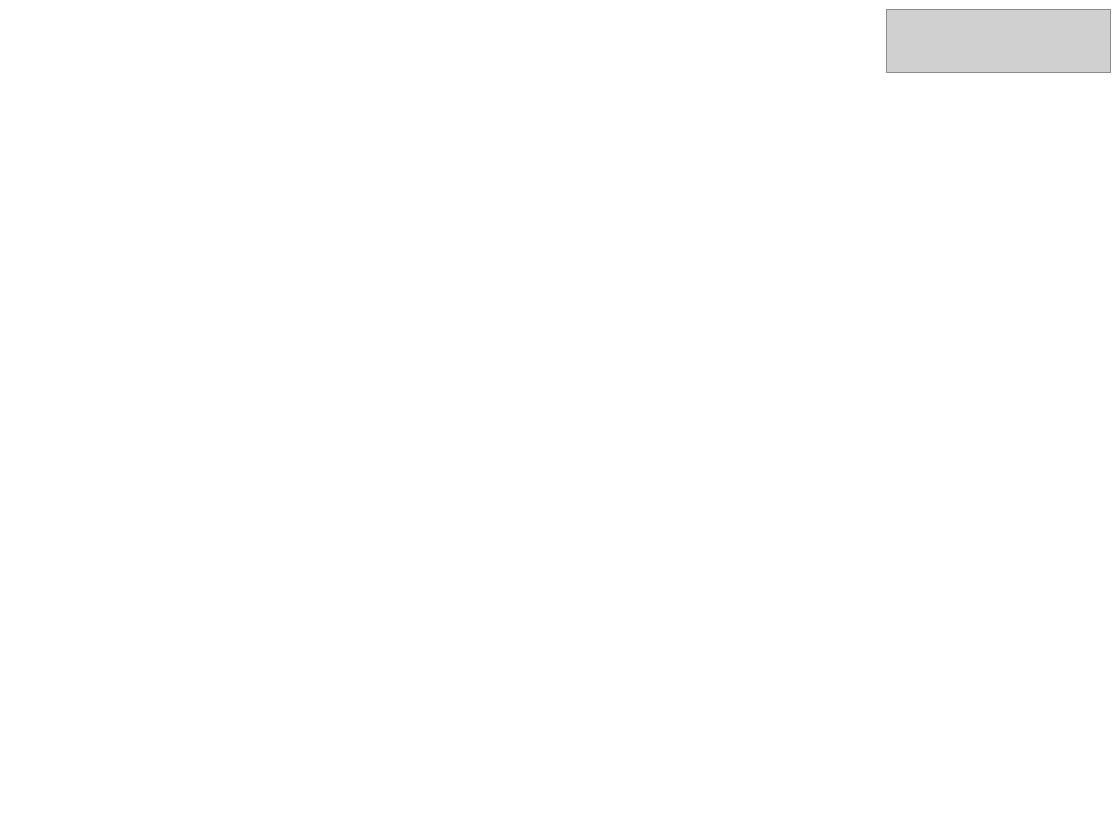
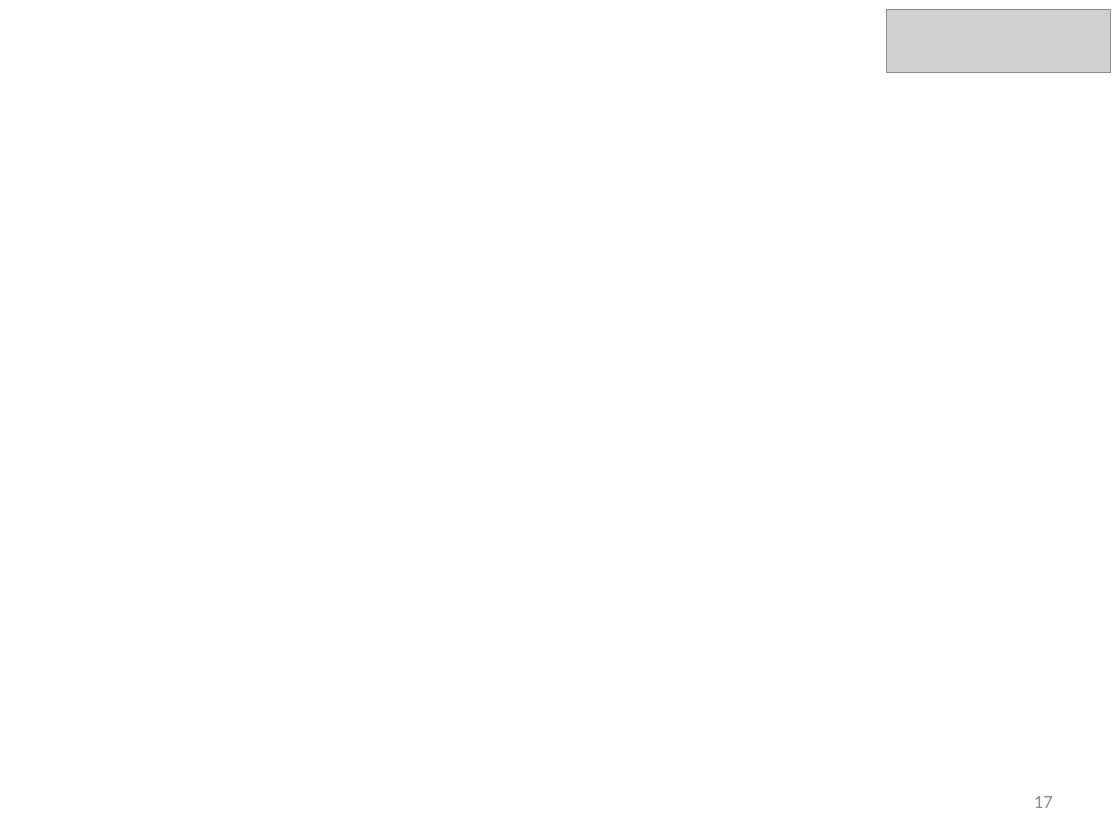
Before and after one commit to Muin/Exploration_Algorithm_results, a slide deck: slide 17 of Presentation/Presentation_Slide.pptx (slide 15 before the commit). Drawn at 1120x840 pixels with LibreOffice and Linux fonts; fonts in the diff are those of the drawing; grey boxes stand for pictures. Boxes give left, top, right and bottom in pixels: in the first picture for what was removed or moved away, otherwise in the second. Text is boxed around its words. In the diff, an @@ line names an element or a change of style, - is before the commit and + after.

```diff
--- a/Presentation/Presentation_Slide.pptx
+++ b/Presentation/Presentation_Slide.pptx
@@ page number added at [1034,796,1053,808], 12 pt, text #8C8C8C @@
+17
```
Also in this commit, not shown: 11 other slides changed, 10 slides added, 8 slides removed.
